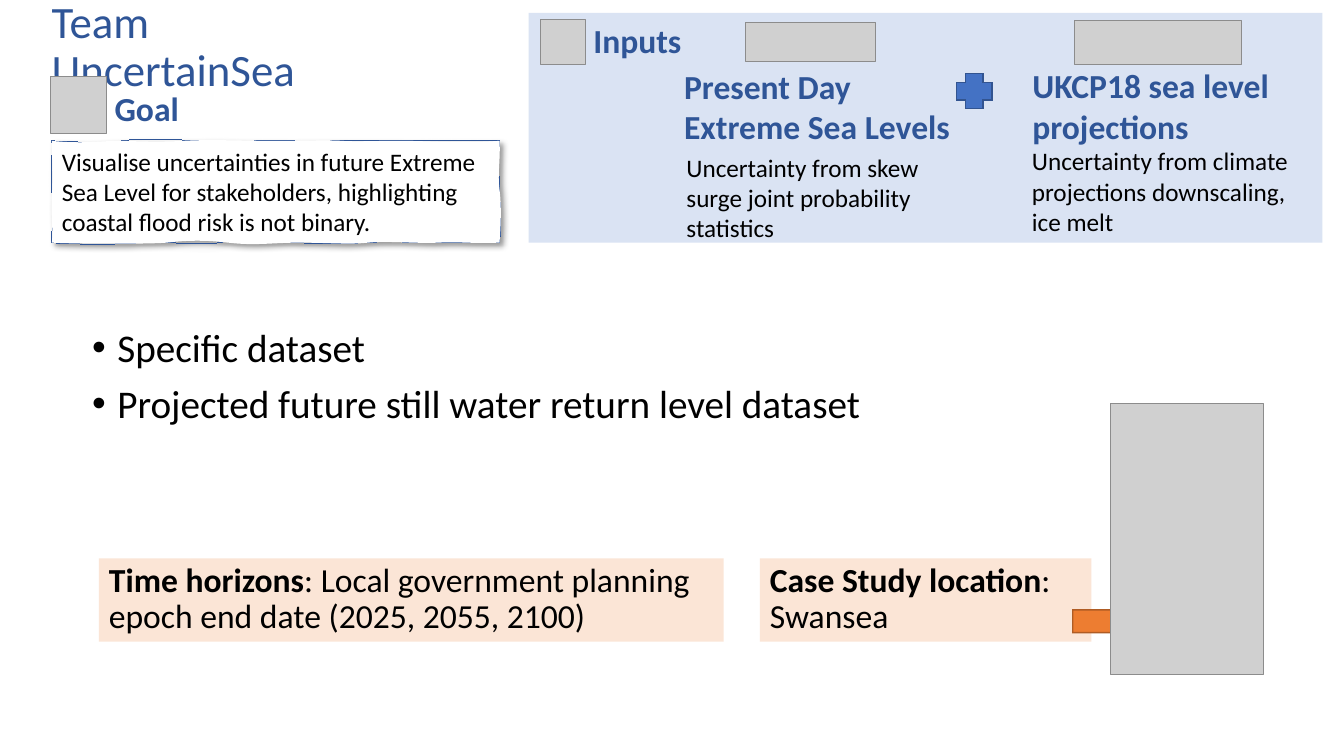
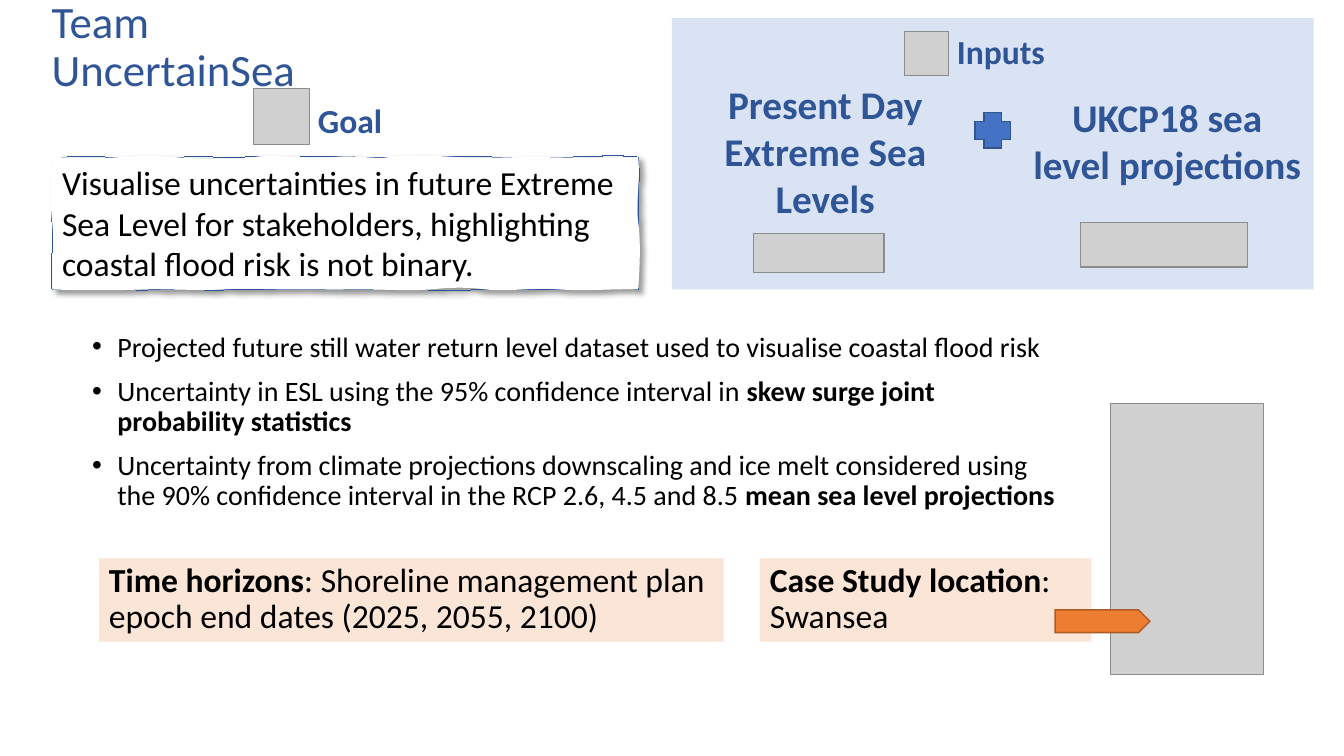
Before and after one commit to TPerkins94/UncertainSea, a slide deck: slide 2 of UncertainSea presentation 2021-03-17.pptx (slide 3 before the commit). Drawn at 1344x756 pixels with LibreOffice and Linux fonts; fonts in the diff are those of the drawing; grey boxes stand for pictures. Boxes give left, top, right and bottom in pixels: in the first picture for what was removed or moved away, otherwise in the second. Text is boxed around its words. In the diff, an @@ line names an element or a change of style, - is before the commit and + after.

Commit message:
Presentation edits

```diff
--- a/UncertainSea presentation 2021-03-17.pptx
+++ b/UncertainSea presentation 2021-03-17.pptx
@@ rectangle: place and size @@
-rectangle at [528, 13, 1323, 243]
+rectangle at [673, 18, 1315, 289]
@@ text "Inputs": place and size @@
-text "Inputs" at [593, 31, 681, 59]
+text "Inputs" at [957, 42, 1045, 70]
@@ picture: place and size @@
-picture at [541, 19, 586, 64]
+picture at [904, 31, 949, 76]
@@ picture: place and size @@
-picture at [50, 77, 107, 133]
+picture at [253, 89, 310, 145]
@@ text "Present Day Extreme Sea Levels" at [724, 93, 927, 214]: size 24 to 28 pt; alignment left to centre @@
@@ text "Present Day Extreme Sea Levels": place and size @@
-text "Present Day Extreme Sea Levels" at [684, 77, 950, 139]
+text "Present Day Extreme Sea Levels" at [724, 93, 927, 214]
@@ text "UKCP18 sea level projections": place and size @@
-text "UKCP18 sea level projections" at [1032, 74, 1269, 145]
+text "UKCP18 sea level projections" at [1033, 105, 1301, 186]
@@ text "UKCP18 sea level projections" at [1033, 105, 1301, 186]: size 24 to 28 pt; alignment left to centre @@
@@ text "Goal": place and size @@
-text "Goal" at [115, 97, 179, 122]
+text "Goal" at [318, 109, 382, 134]
@@ plus: place and size @@
-plus at [957, 74, 992, 109]
+plus at [975, 113, 1010, 148]
@@ freeform shape "Visualise uncertainties in future Extreme ...": place and size @@
-freeform shape "Visualise uncertainties in future Extreme ..." at [52, 141, 500, 243]
+freeform shape "Visualise uncertainties in future Extreme ..." at [52, 157, 638, 289]
@@ freeform shape "Visualise uncertainties in future Extreme ..." at [52, 157, 638, 289]: size 18 to 24 pt @@
@@ text removed at [686, 159, 918, 238] @@
-Uncertainty from skew surge joint probability statistics
@@ text removed at [1032, 152, 1288, 231] @@
-Uncertainty from climate projections downscaling, ice melt
@@ picture: place and size @@
-picture at [745, 22, 875, 62]
+picture at [754, 234, 884, 273]
@@ picture: place and size @@
-picture at [1075, 20, 1241, 65]
+picture at [1081, 223, 1247, 267]
@@ text at [117, 337, 1054, 510]: text changed; size 28 to 20 pt @@
-• Specific dataset
-• Projected future still water return level dataset
+• Projected future still water return level dataset used to visualise coastal flood risk
+• Uncertainty in ESL using the 95% confidence interval in skew surge joint probability statistics
+• Uncertainty from climate projections downscaling and ice melt considered using the 90% confidence interval in the RCP 2.6, 4.5 and 8.5 mean sea level projections
@@ text in rectangle at [109, 568, 704, 634]: text changed @@
-Time horizons: Local government planning epoch end date (2025, 2055, 2100)
+Time horizons: Shoreline management plan epoch end dates (2025, 2055, 2100)
@@ pentagon arrow: place and size @@
-pentagon arrow at [1073, 610, 1168, 633]
+pentagon arrow at [1056, 610, 1150, 633]
```
Also in this commit, not shown: 2 other slides changed, 1 slide added, 1 other file.
